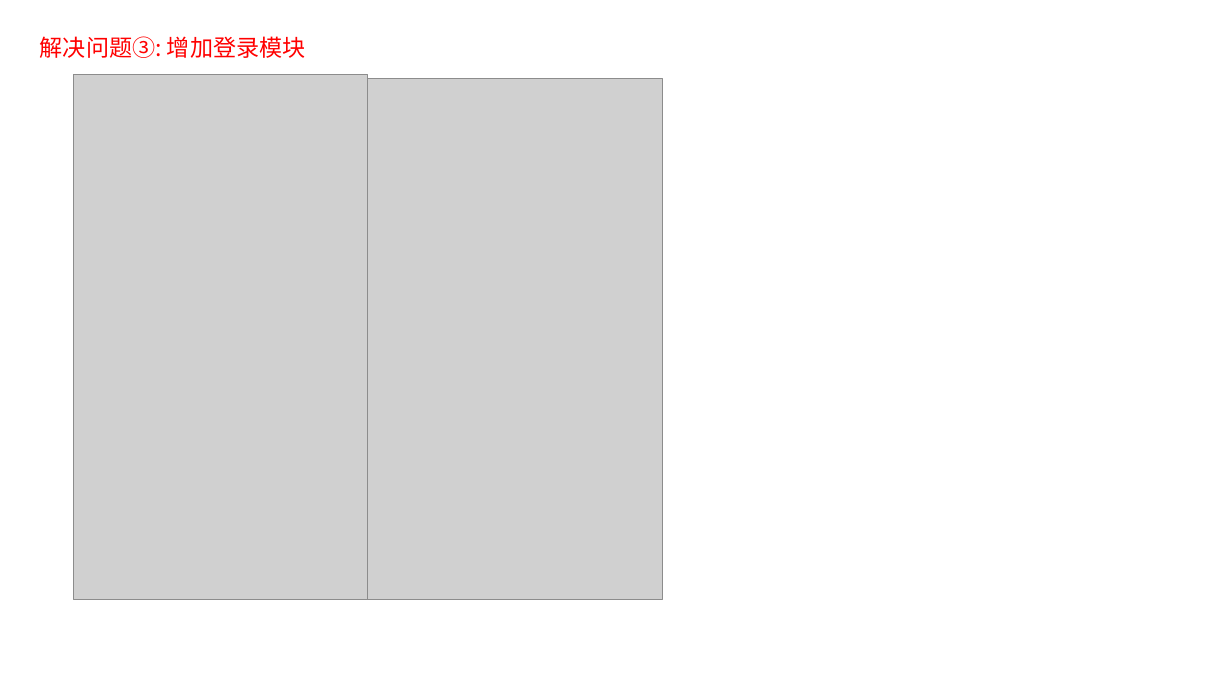
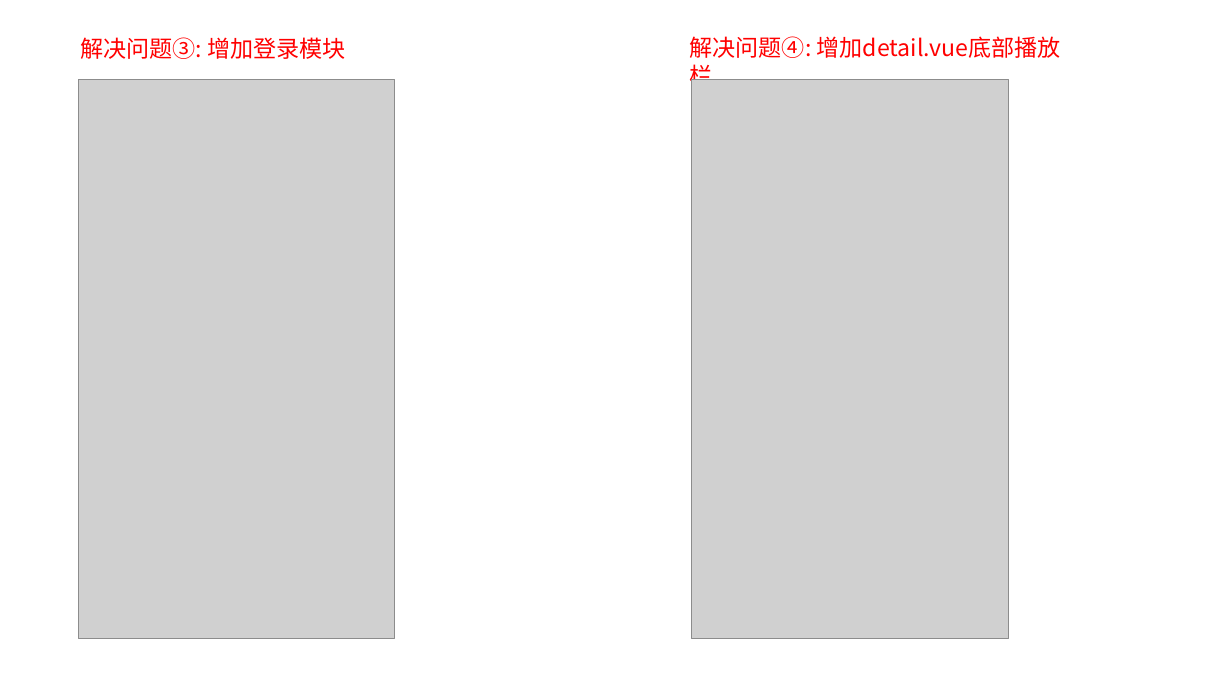
Before and after one commit to kuishou68/neteaseMusic, a slide deck: slide 6 of 网易云微信小程序.pptx. Drawn at 1232x693 pixels with LibreOffice and Linux fonts; fonts in the diff are those of the drawing; grey boxes stand for pictures. Boxes give left, top, right and bottom in pixels: in the first picture for what was removed or moved away, otherwise in the second. Text is boxed around its words. In the diff, an @@ line names an element or a change of style, - is before the commit and + after.

```diff
--- a/网易云微信小程序.pptx
+++ b/网易云微信小程序.pptx
@@ text "解决问题③: 增加登录模块" moved from (x1=40, y1=36, x2=306, y2=58) to (x1=80, y1=37, x2=346, y2=59) @@
@@ text added at (x1=690, y1=36, x2=1061, y2=58), 18 pt, text #FF0000 @@
+解决问题④: 增加detail.vue底部播放栏
@@ picture resized from (x1=74, y1=75, x2=368, y2=601) to (x1=79, y1=79, x2=396, y2=639) @@
@@ picture removed at (x1=368, y1=79, x2=663, y2=600) @@
@@ picture added at (x1=691, y1=79, x2=1008, y2=639) @@
```
Also in this commit, not shown: 10 other files.
